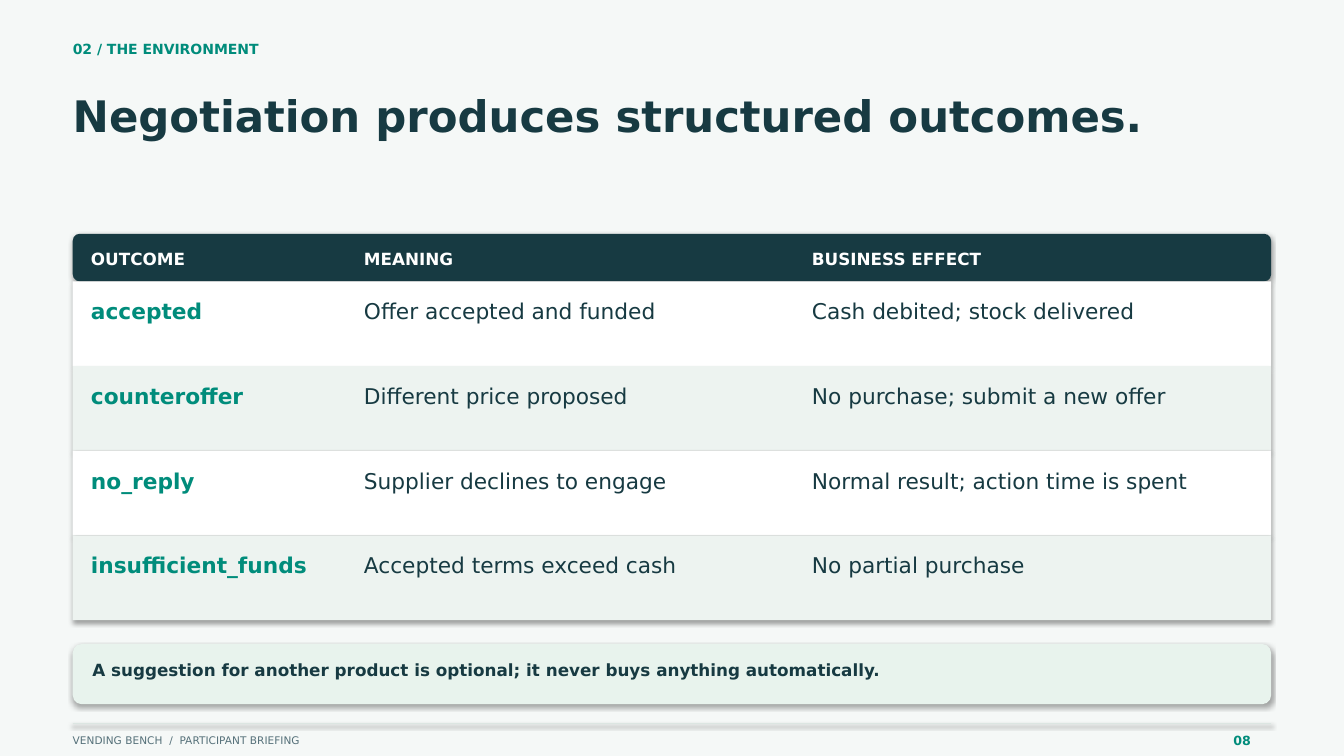
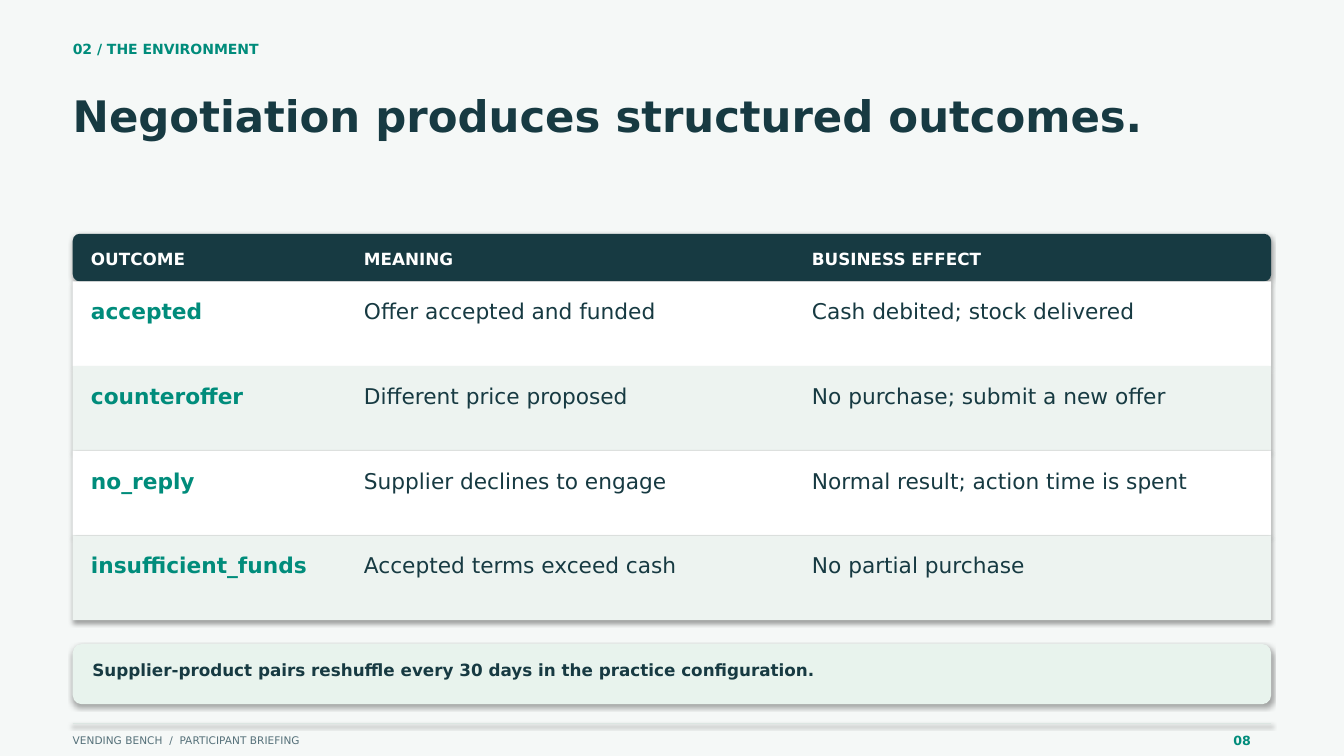
Before and after one commit to adriankhy93/VendingBenchSimplified, a slide deck: slide 8 of presentations/participant-briefing.pptx. Drawn at 1344x756 pixels with LibreOffice and Linux fonts; fonts in the diff are those of the drawing. Boxes give left, top, right and bottom in pixels: in the first picture for what was removed or moved away, otherwise in the second. Text is boxed around its words. In the diff, an @@ line names an element or a change of style, - is before the commit and + after.

```diff
--- a/presentations/participant-briefing.pptx
+++ b/presentations/participant-briefing.pptx
@@ text at (92,663,814,680): text changed @@
-A suggestion for another product is optional; it never buys anything automatically.
+Supplier-product pairs reshuffle every 30 days in the practice configuration.
```
Also in this commit, not shown: 11 other slides changed, 2 slides added, 2 slides removed, 43 other files.
